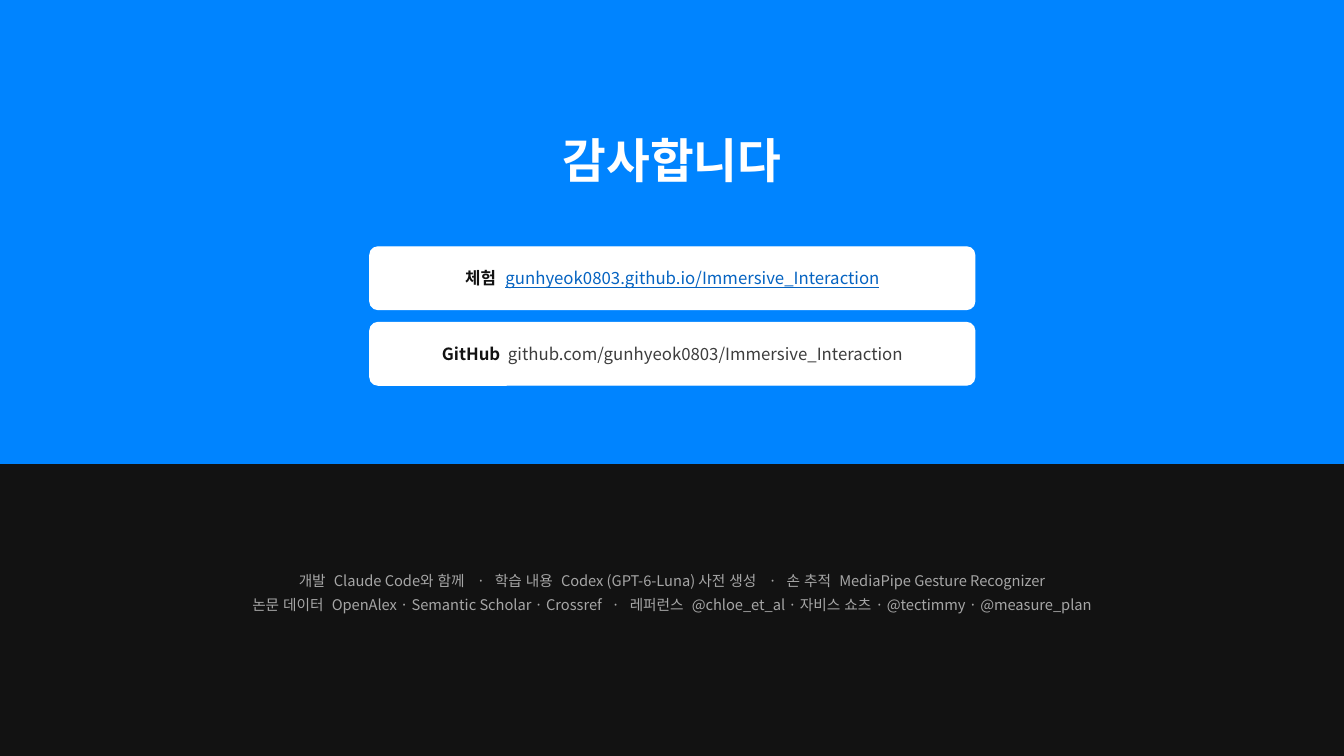
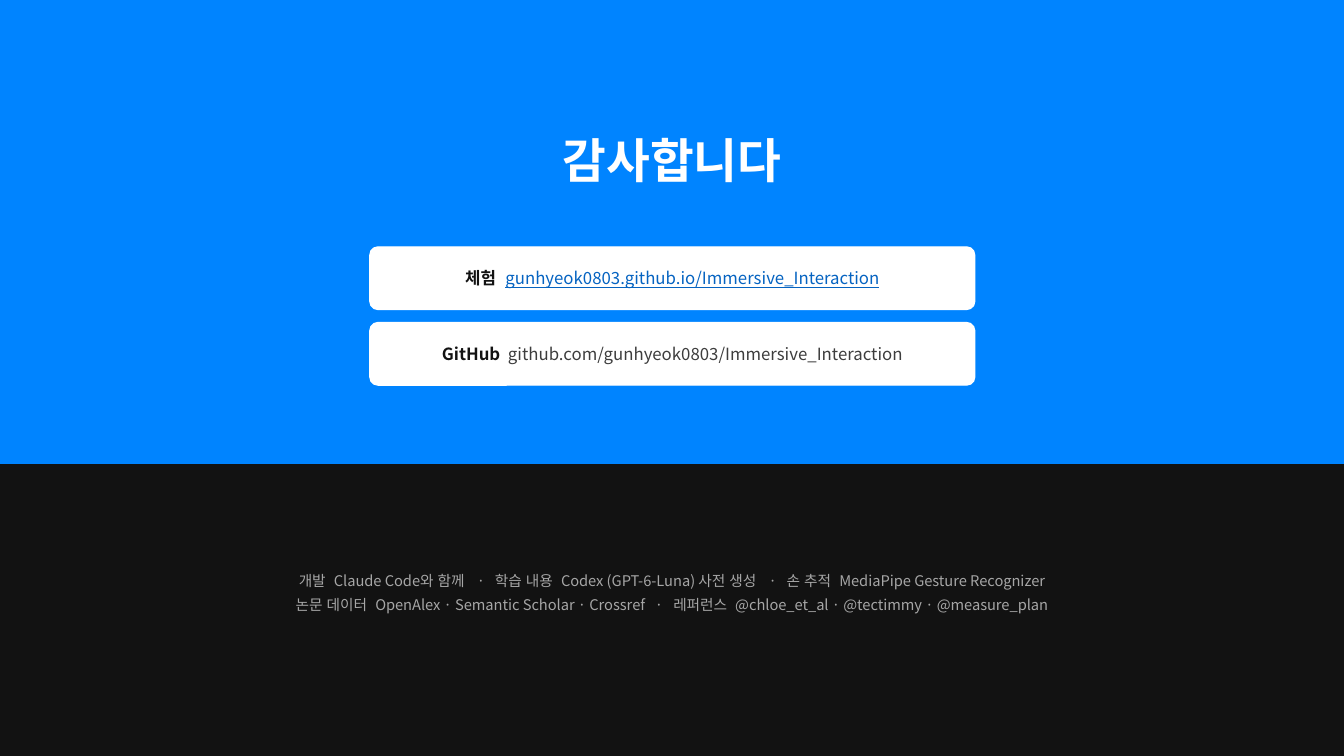
Before and after one commit to gunhyeok0803/Immersive_Interaction, a slide deck: slide 22 of presentation/slides.pptx. Drawn at 1344x756 pixels with LibreOffice and Linux fonts; fonts in the diff are those of the drawing. Boxes give left, top, right and bottom in pixels: in the first picture for what was removed or moved away, otherwise in the second. Text is boxed around its words. In the diff, an @@ line names an element or a change of style, - is before the commit and + after.

```diff
--- a/presentation/slides.pptx
+++ b/presentation/slides.pptx
@@ text at box(296, 598, 1048, 614): text changed @@
-논문 데이터 OpenAlex · Semantic Scholar · Crossref · 레퍼런스 @chloe_et_al · 자비스 쇼츠 · @tectimmy · @measure_plan
+논문 데이터 OpenAlex · Semantic Scholar · Crossref · 레퍼런스 @chloe_et_al · @tectimmy · @measure_plan
```
Also in this commit, not shown: 21 other slides changed, 1 other file.
